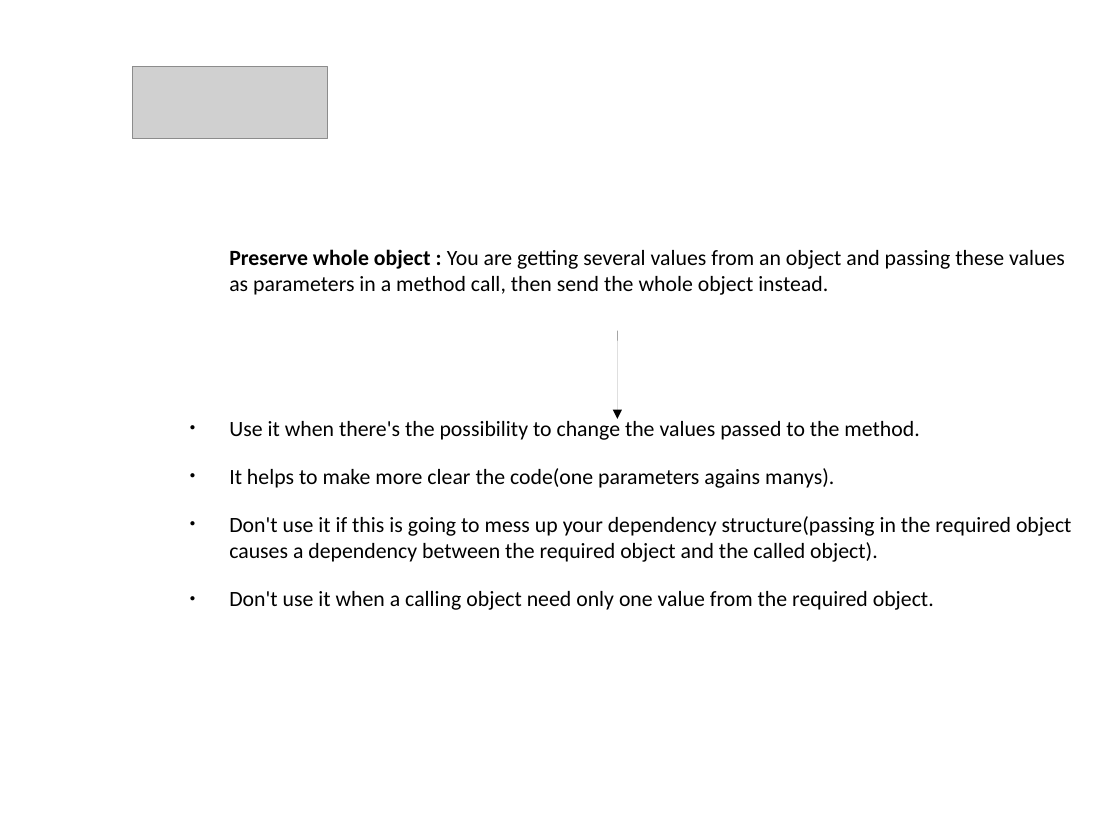
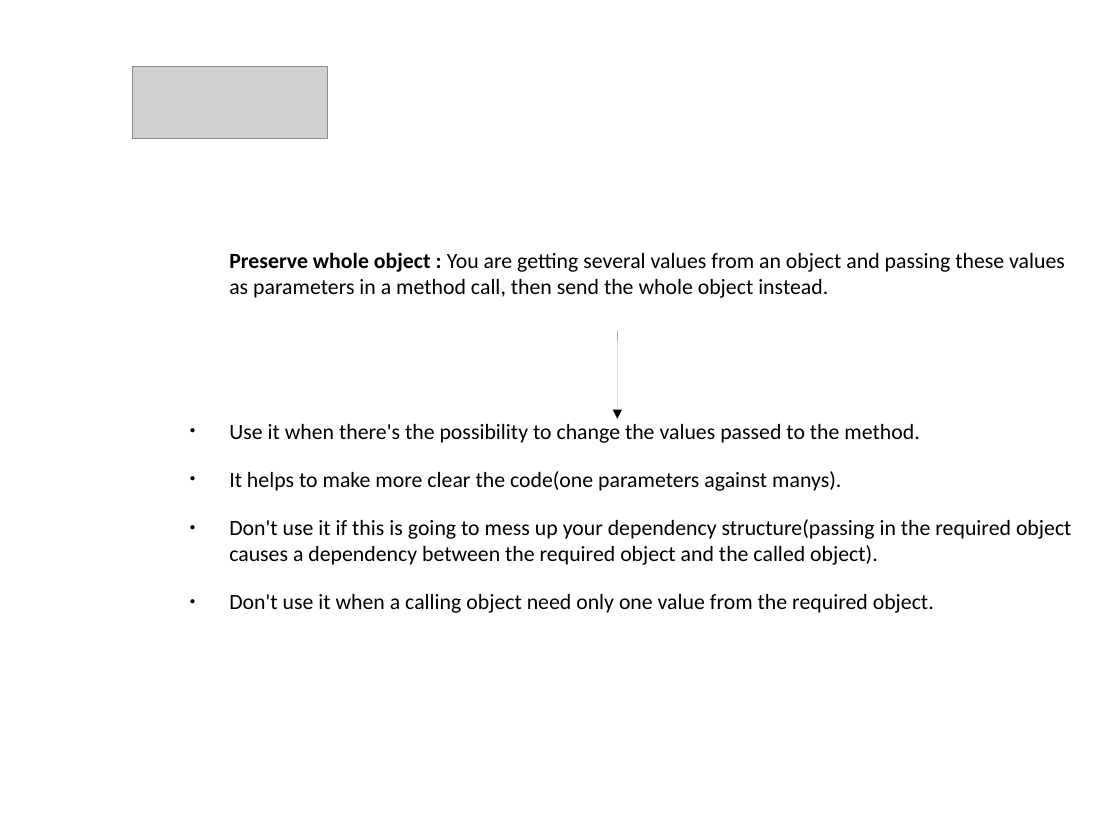
Before and after one commit to kolch182/Learning, a slide deck: slide 5 of Lezione_7_Refactoring_methods/Presentazione_Bad_Smells_3step.odp. Drawn at 1120x840 pixels with LibreOffice and Linux fonts; fonts in the diff are those of the drawing; grey boxes stand for pictures; background and template pictures are left out. Boxes give left, top, right and bottom in pixels: in the first picture for what was removed or moved away, otherwise in the second. Text is boxed around its words. In the diff, an @@ line names an element or a change of style, - is before the commit and + after.

```diff
--- a/Lezione_7_Refactoring_methods/Presentazione_Bad_Smells_3step.odp
+++ b/Lezione_7_Refactoring_methods/Presentazione_Bad_Smells_3step.odp
@@ text at (x1=229, y1=471, x2=841, y2=491): text changed @@
-● It helps to make more clear the code(one parameters agains manys).
+● It helps to make more clear the code(one parameters against manys).
```
Also in this commit, not shown: 1 other slide changed, 1 slide removed, 10 other files.
